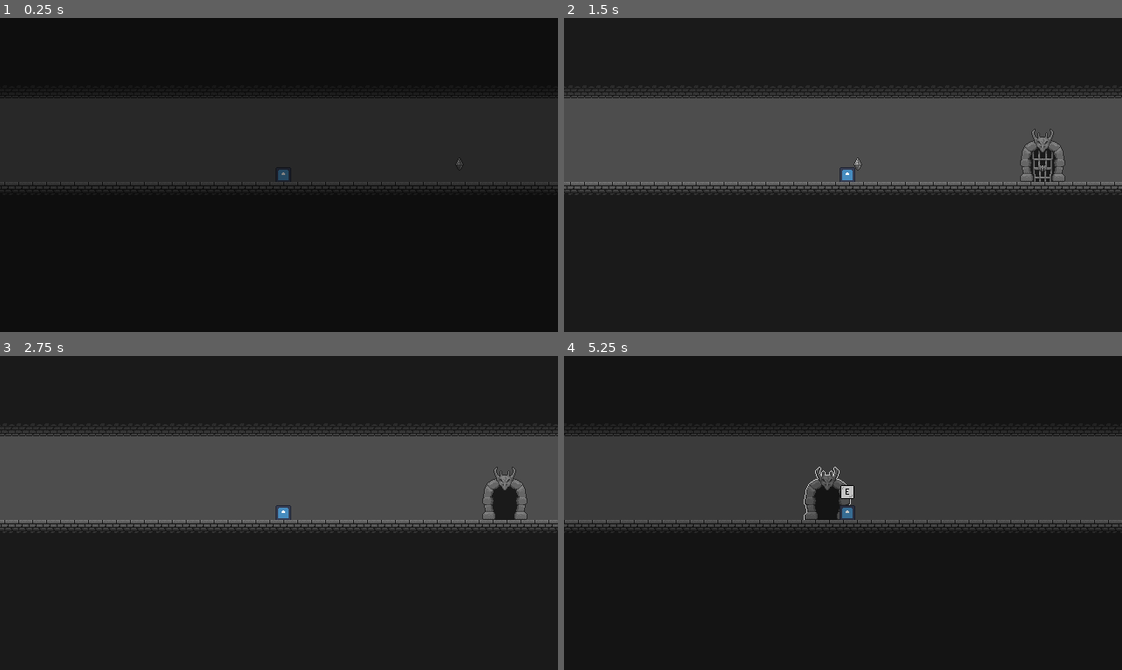
Above: before the commit, frames 1-4 (two rows, left to right).
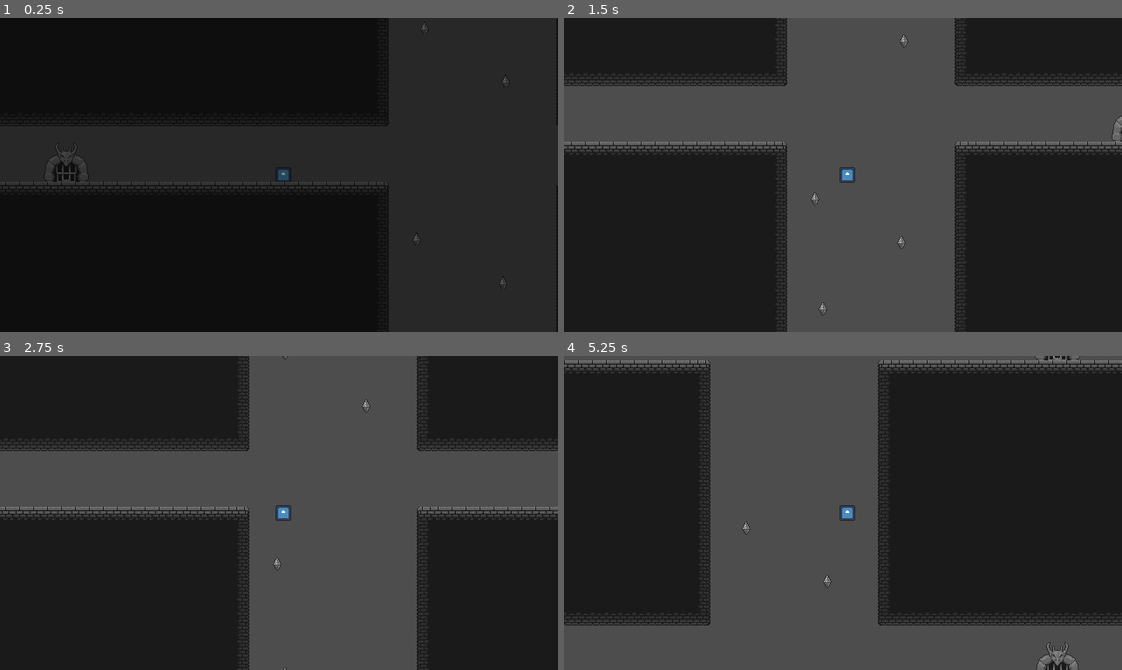
Above: after the commit, the same moments.

Repository: MatthewBL/Gates-and-Gems
Game: Godot game, scene res://scenes/level_manager/level_manager.tscn
Same seed, same stepped clock (60 frames per second), same inputs: the game is played once before the commit and once after it. The engine's default icon, where the game draws it, is replaced by a stand-in: a white triangle on a blue panel in a dark square.
Inputs:
- Up to frame 1 (0.25 s): no input
- Up to frame 2 (1.5 s): hold D (ui_right) from 0.53 s (still down); tap E (interact) at 0.6, 1.35 s; tap Space (ui_accept) at 0.77 s
- Up to frame 3 (2.75 s): tap Space (ui_accept) at 1.52 s; release D (ui_right) at 2.03 s; hold A (ui_left) from 2.03 s (still down); tap E (interact) at 2.1 s
- Up to frame 4 (5.25 s): release A (ui_left) at 2.78 s; hold D (ui_right) 2.78-4.28 s; tap E (interact) every 0.75 s from 2.85 to 5.1 s; tap Space (ui_accept) at 3.02, 3.77, 4.52 s; hold A (ui_left) 4.28-5.03 s; hold D (ui_right) from 5.03 s (still down)

The runs differ from the first frame. In frame 1, 26% of the frame differs, in the area x 0-100%, y 0-100%; in frame 2, 35%; in frame 3, 30%; in frame 4, 56%.

Commit message:
Halved max drop speed

Diff:
--- a/player_movement.gd
+++ b/player_movement.gd
@@ -4,7 +4,7 @@
 const SPEED = 200.0
 const JUMP_VELOCITY = -300.0
 const QUICKSAND_MOVEMENT_VELOCITY_MULTIPLIER = 0.5
-const MAX_DROP_VELOCITY = 1200.0
+const MAX_DROP_VELOCITY = 600.0
 const MAX_QUICKSAND_VELOCITY = 100.0
 const QUICKSAND_GRAVITY_MULTIPLIER = 0.2
 var onQuickSand = false
--- a/scenes/level_manager/level_manager.tscn
+++ b/scenes/level_manager/level_manager.tscn
@@ -11,7 +11,7 @@
 
 [node name="LevelManager" type="Node2D" unique_id=1405935450 node_paths=PackedStringArray("player", "fade_in_out")]
 script = ExtResource("1_1hfdo")
-levels = Array[PackedScene]([ExtResource("2_ikvo2"), ExtResource("3_edw4w"), ExtResource("4_fly33"), ExtResource("5_cc64i")])
+levels = Array[PackedScene]([ExtResource("5_cc64i"), ExtResource("2_ikvo2"), ExtResource("3_edw4w"), ExtResource("4_fly33")])
 player = NodePath("CharacterBody2D")
 fade_in_out = NodePath("FadeInOut")
 
--- a/scenes/levels/level_4.tscn
+++ b/scenes/levels/level_4.tscn
@@ -9,7 +9,7 @@
 tile_map_data = PackedByteArray("AAAAABEAAQAEAAAAAAAAABIAAQAEAAEAAAAAABMAAQAEAAEAAAAAABQAAQAEAAEAAAAAABUAAQAEAAEAAAABAB …(10864 unchanged characters)…
 
 [node name="Gem" parent="GemContainer" parent_id_path=PackedInt32Array(324876167) index="0" unique_id=82949541 instance=ExtResource("2_vmkp1")]
-position = Vector2(329, 77)
+position = Vector2(329, 96)
 
 [node name="Gem2" parent="GemContainer" parent_id_path=PackedInt32Array(324876167) index="1" unique_id=45010492 instance=ExtResource("2_vmkp1")]
 position = Vector2(422, 157)
